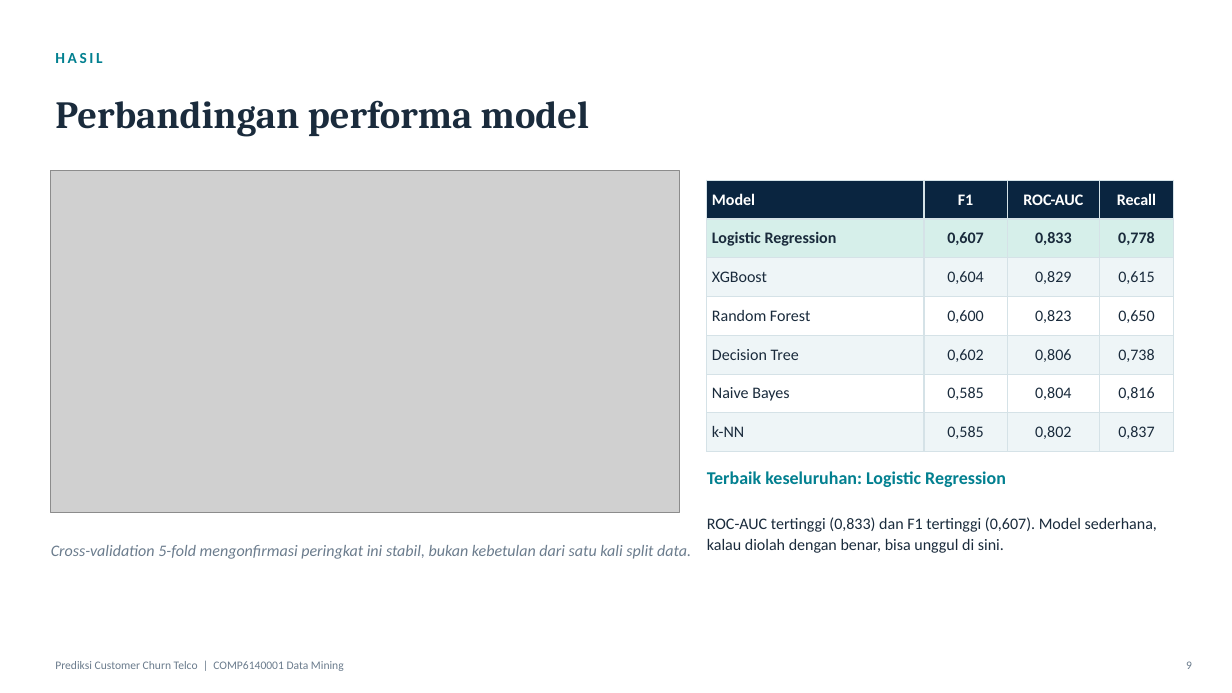
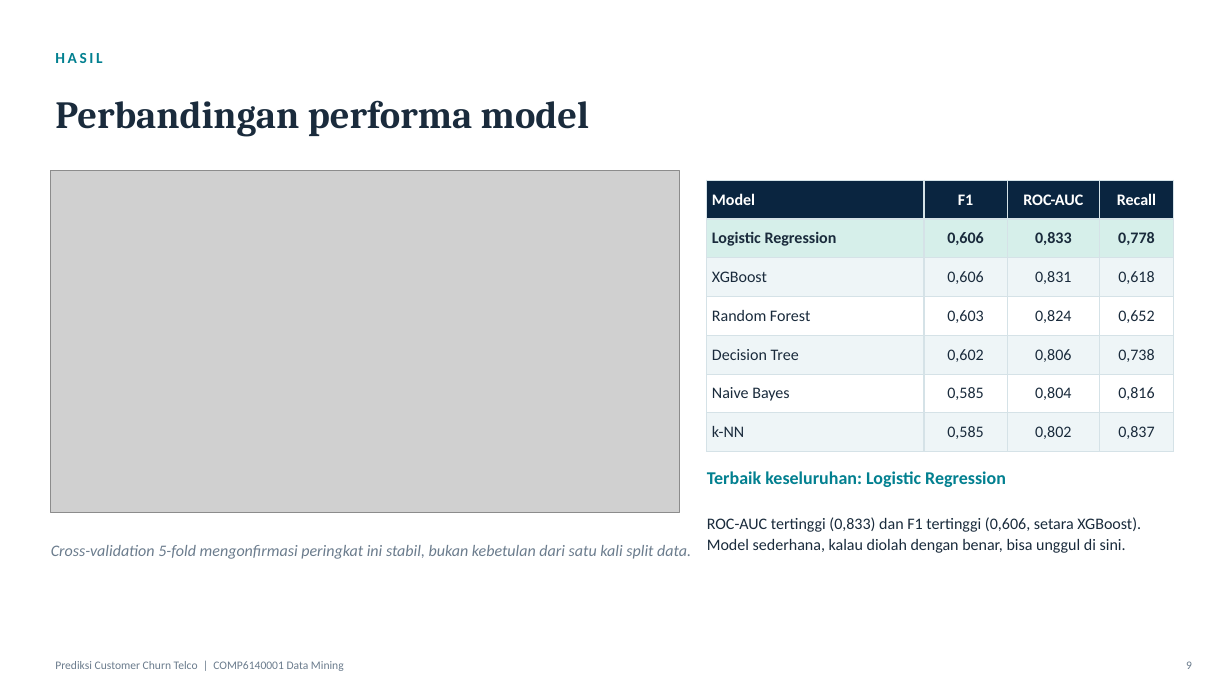
Before and after one commit to Lionel06-bv/telco-churn-datamining, a slide deck: slide 9 of slides/Telco_Churn_Presentation.pptx. Drawn at 1232x693 pixels with LibreOffice and Linux fonts; fonts in the diff are those of the drawing; grey boxes stand for pictures. Boxes give left, top, right and bottom in pixels: in the first picture for what was removed or moved away, otherwise in the second. Text is boxed around its words. In the diff, an @@ line names an element or a change of style, - is before the commit and + after.

```diff
--- a/slides/Telco_Churn_Presentation.pptx
+++ b/slides/Telco_Churn_Presentation.pptx
@@ table at [707,180,1174,443] @@
-row 2, column 2: 0,607
+row 2, column 2: 0,606
-row 3: XGBoost | 0,604 | 0,829 | 0,615
+row 3: XGBoost | 0,606 | 0,831 | 0,618
-row 4: Random Forest | 0,600 | 0,823 | 0,650
+row 4: Random Forest | 0,603 | 0,824 | 0,652
@@ text at [707,517,1141,553]: text changed @@
-ROC-AUC tertinggi (0,833) dan F1 tertinggi (0,607). Model sederhana, kalau diolah dengan benar, bisa unggul di sini.
+ROC-AUC tertinggi (0,833) dan F1 tertinggi (0,606, setara XGBoost). Model sederhana, kalau diolah dengan benar, bisa unggul di sini.
```
Also in this commit, not shown: 2 other slides changed, 10 other files.
